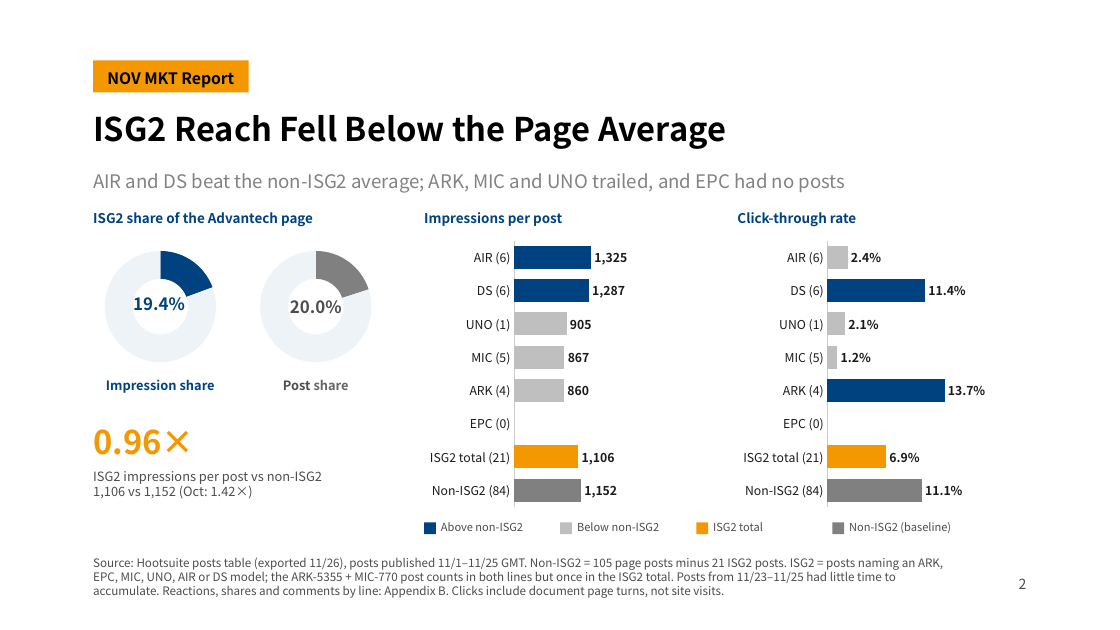
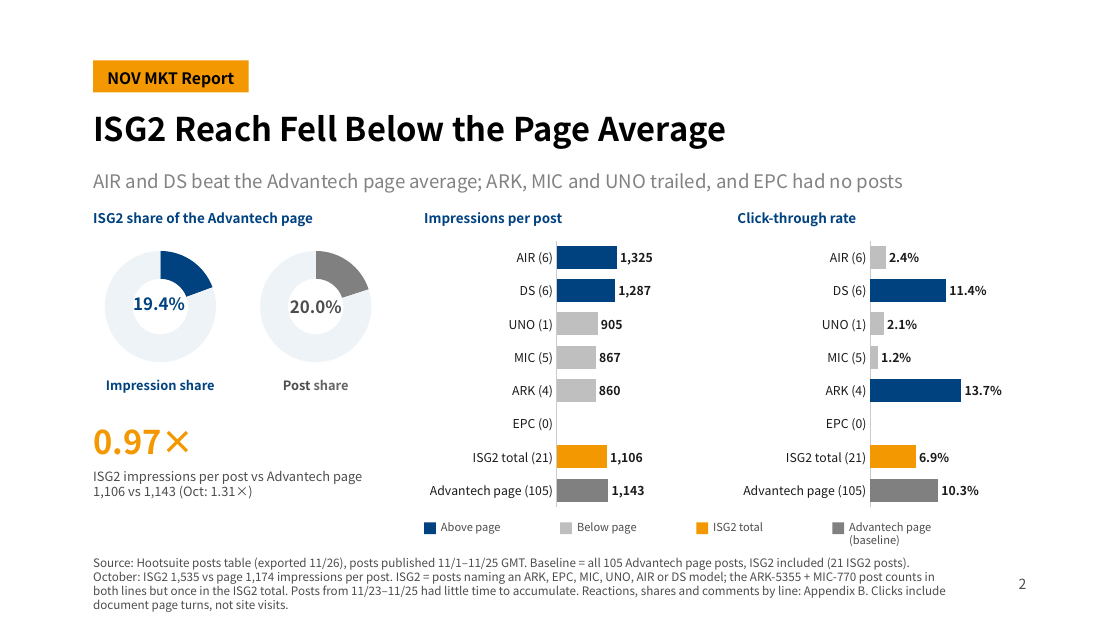
Before and after one commit to jt1123tay-arch/joshua, a slide deck: slide 2 of ISG2_20261126_NOV_Monthly_Report_EN.pptx. Drawn at 1120x630 pixels with LibreOffice and Linux fonts; fonts in the diff are those of the drawing; background and template pictures are left out. Boxes give left, top, right and bottom in pixels: in the first picture for what was removed or moved away, otherwise in the second. Text is boxed around its words. In the diff, an @@ line names an element or a change of style, - is before the commit and + after.

```diff
--- a/ISG2_20261126_NOV_Monthly_Report_EN.pptx
+++ b/ISG2_20261126_NOV_Monthly_Report_EN.pptx
@@ title at (93, 115, 904, 193): text changed @@
-ISG2 Reach Fell Below the Page Average
-AIR and DS beat the non-ISG2 average; ARK, MIC and UNO trailed, and EPC had no posts
+ISG2 Reach Fell Below the Page Average
+AIR and DS beat the Advantech page average; ARK, MIC and UNO trailed, and EPC had no posts
@@ bar chart at (424, 235, 712, 513) @@
-categories: Non-ISG2 (84), ISG2 total (21), EPC (0), ARK (4), MIC (5), UNO (1), DS (6), AIR (6)
+categories: Advantech page (105), ISG2 total (21), EPC (0), ARK (4), MIC (5), UNO (1), DS (6), AIR (6)
-Series 1: 1152, 1106, -, 860, 867, 905, 1287, 1325
+Series 1: 1143, 1106, -, 860, 867, 905, 1287, 1325
@@ bar chart at (738, 235, 1026, 513) @@
-categories: Non-ISG2 (84), ISG2 total (21), EPC (0), ARK (4), MIC (5), UNO (1), DS (6), AIR (6)
+categories: Advantech page (105), ISG2 total (21), EPC (0), ARK (4), MIC (5), UNO (1), DS (6), AIR (6)
-Series 1: 0.111, 0.069, -, 0.137, 0.012, 0.021, 0.114, 0.024
+Series 1: 0.102, 0.069, -, 0.137, 0.012, 0.021, 0.114, 0.024
@@ text at (93, 429, 194, 455): text changed @@
-0.96×
+0.97×
@@ text at (93, 471, 362, 499): text changed @@
-ISG2 impressions per post vs non-ISG2
-1,106 vs 1,152 (Oct: 1.42×)
+ISG2 impressions per post vs Advantech page
+1,106 vs 1,143 (Oct: 1.31×)
@@ text at (441, 522, 500, 534): text changed @@
-Above non-ISG2
+Above page
@@ text at (577, 522, 637, 534): text changed @@
-Below non-ISG2
+Below page
@@ text at (849, 522, 931, 546): text changed @@
-Non-ISG2 (baseline)
+Advantech page (baseline)
@@ text at (93, 557, 946, 598): text changed @@
-Source: Hootsuite posts table (exported 11/26), posts published 11/1–11/25 GMT. Non-ISG2 = 105 page posts minus 21 ISG2 posts. ISG2 = posts naming an ARK, EPC, MIC, UNO, AIR or DS model; the ARK-5355 + MIC-770 post counts in both lines but once in the ISG2 total. Posts from 11/23–11/25 had little time to accumulate. Reactions, shares and comments by line: Appendix B. Clicks include document page turns, not site visits.
+Source: Hootsuite posts table (exported 11/26), posts published 11/1–11/25 GMT. Baseline = all 105 Advantech page posts, ISG2 included (21 ISG2 posts). October: ISG2 1,535 vs page 1,174 impressions per post. ISG2 = posts naming an ARK, EPC, MIC, UNO, AIR or DS model; the ARK-5355 + MIC-770 post counts in both lines but once in the ISG2 total. Posts from 11/23–11/25 had little time to accumulate. Reactions, shares and comments by line: Appendix B. Clicks include document page turns, not site visits.
```
Also in this commit, not shown: 5 other slides changed, 1 other file.
